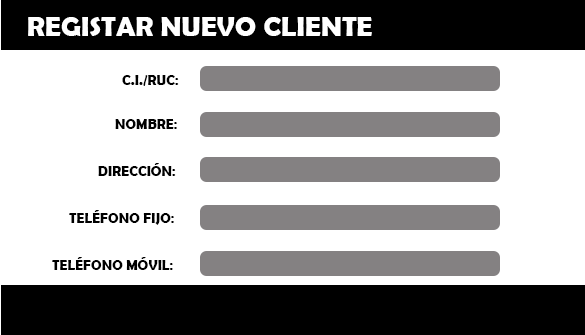
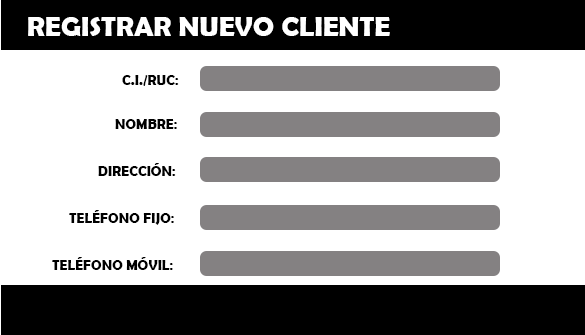
The second 585 × 335 image is a revision of the first. Changes to its layers:
renamed "REGISTAR NUEVO CLIENTE" to "REGISTRAR NUEVO CLIENTE", painted on it over (x1=116, y1=17, x2=390, y2=36)
